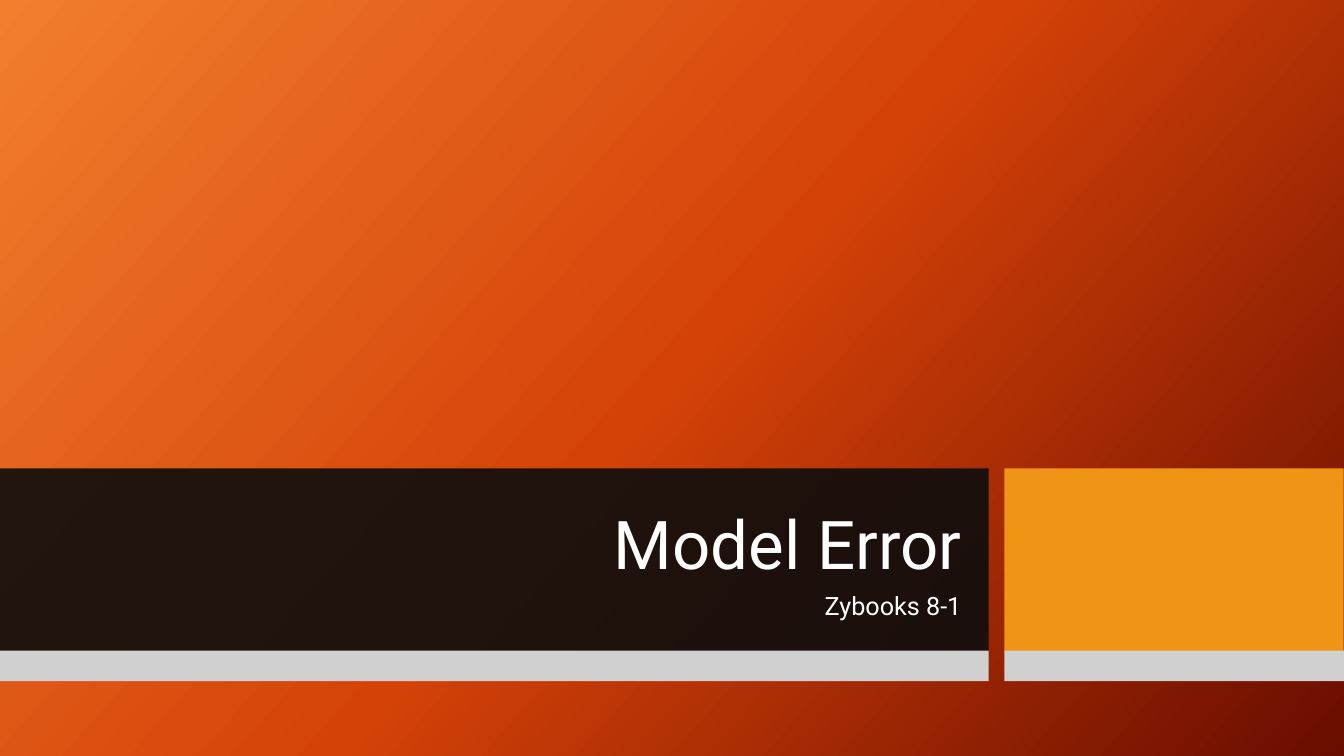
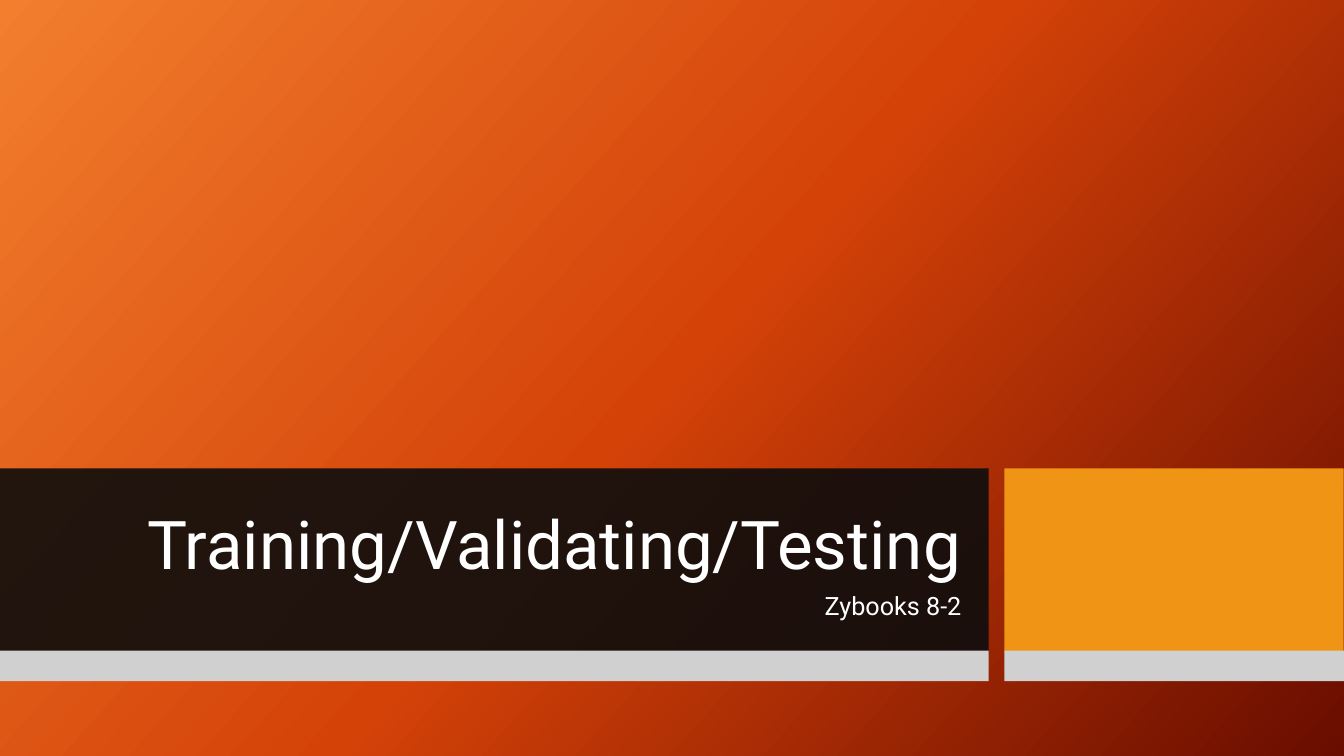
Before and after one commit to simon-techkid/CPSC222, a slide deck: slide 1 of H-Error/zy8-2.pptx. Drawn at 1344x756 pixels with LibreOffice and Linux fonts; fonts in the diff are those of the drawing; grey boxes stand for pictures; background and template pictures are left out. Boxes give left, top, right and bottom in pixels: in the first picture for what was removed or moved away, otherwise in the second. Text is boxed around its words. In the diff, an @@ line names an element or a change of style, - is before the commit and + after.

Commit message:
error

```diff
--- a/H-Error/zy8-2.pptx
+++ b/H-Error/zy8-2.pptx
@@ title at (x1=147, y1=518, x2=960, y2=583): text changed @@
-Model Error
+Training/Validating/Testing
@@ subtitle at (x1=825, y1=596, x2=961, y2=621): text changed @@
-Zybooks 8-1
+Zybooks 8-2
```
Also in this commit, not shown: 7 slides added, 10 slides removed, 5 other files.
